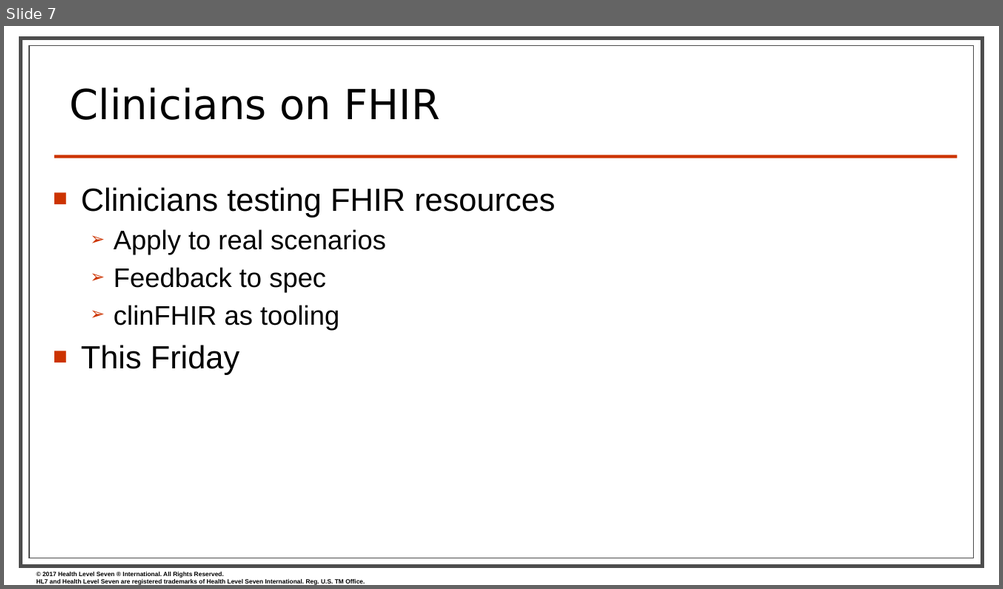
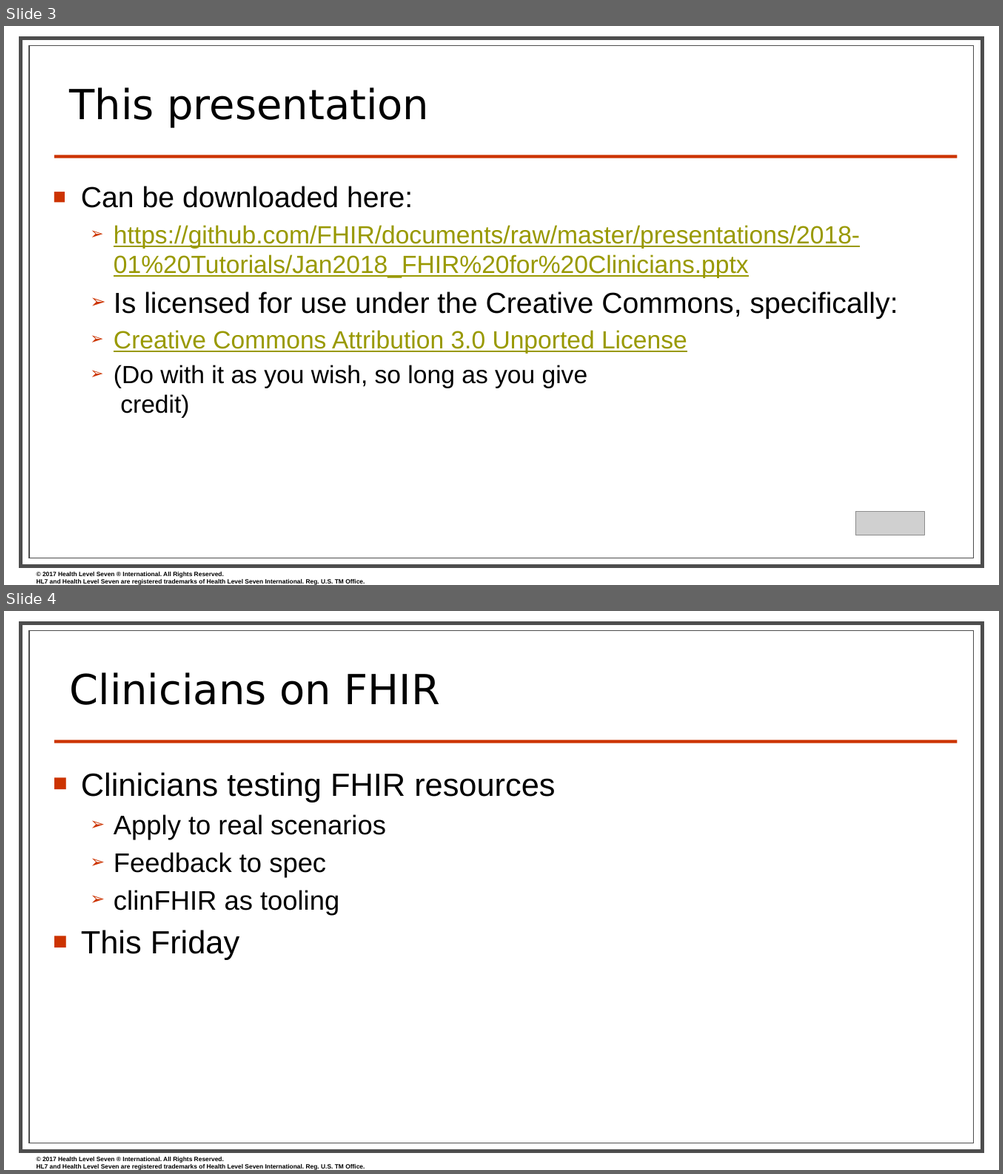
Before and after one commit to FHIR/documents, a slide deck: presentations/2018-01 Tutorials/Jan2018_FHIR for Clinicians.pptx. Shown one above the other, each under a label of ours: slide 7 before the commit, slides 3 and 4 after it. The pictures are 1003x589 and 1003x1174 pixels, drawn with LibreOffice and Linux fonts; fonts in the diff are those of the drawing; grey boxes stand for pictures; background and template pictures are left out. Boxes give left, top, right and bottom in pixels: in the first picture for what was removed or moved away, otherwise in the second. Text is boxed around its words. In the diff, an @@ line names an element or a change of style, - is before the commit and + after.

Commit message:
Update to clinicians preso

```diff
--- a/presentations/2018-01 Tutorials/Jan2018_FHIR for Clinicians.pptx
+++ b/presentations/2018-01 Tutorials/Jan2018_FHIR for Clinicians.pptx
@@ slide 3 added at [4,26,999,585], background #FFFFFF; not listed: 4 template elements that a slide beside it also shows @@
@@ title added at [69,87,429,128], 40 pt, text #000000 @@
+This presentation
@@ text added at [81,186,898,418], 24 pt, text #999900, underline @@
+■ Can be downloaded here:
+  ➢ https://github.com/FHIR/documents/raw/master/presentations/2018-01%20Tutorials/Jan2018_FHIR%20for%20Clinicians.pptx
+  ➢ Is licensed for use under the Creative Commons, specifically:
+  ➢ Creative Commons Attribution 3.0 Unported License
+  ➢ (Do with it as you wish, so long as you give
+    credit)
@@ picture added at [856,511,925,536] @@
@@ what was slide 7 is now slide 4 @@
```
Also in this commit, not shown: 10 slides changed, 2 other slides added, 3 slides removed.
